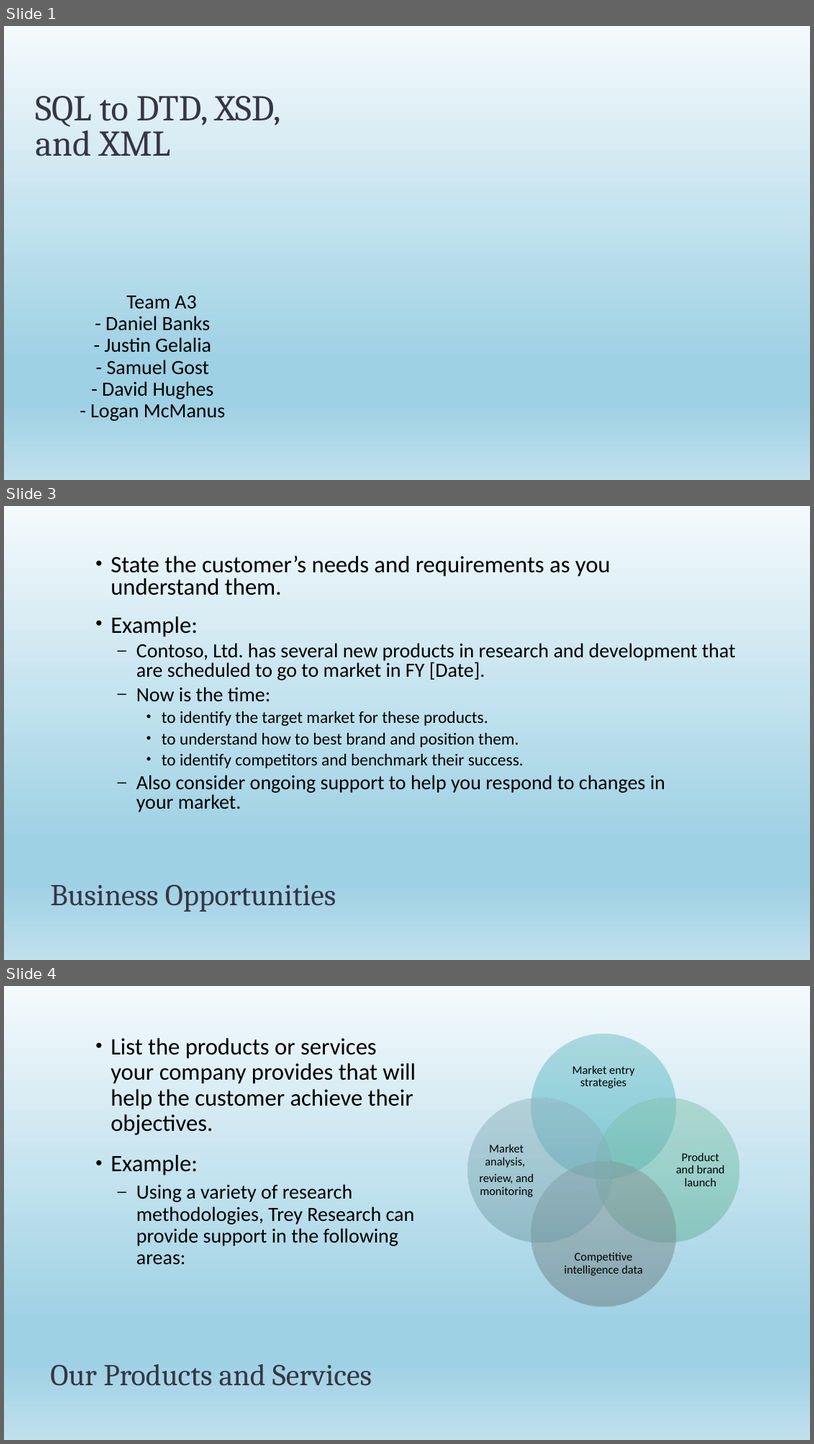
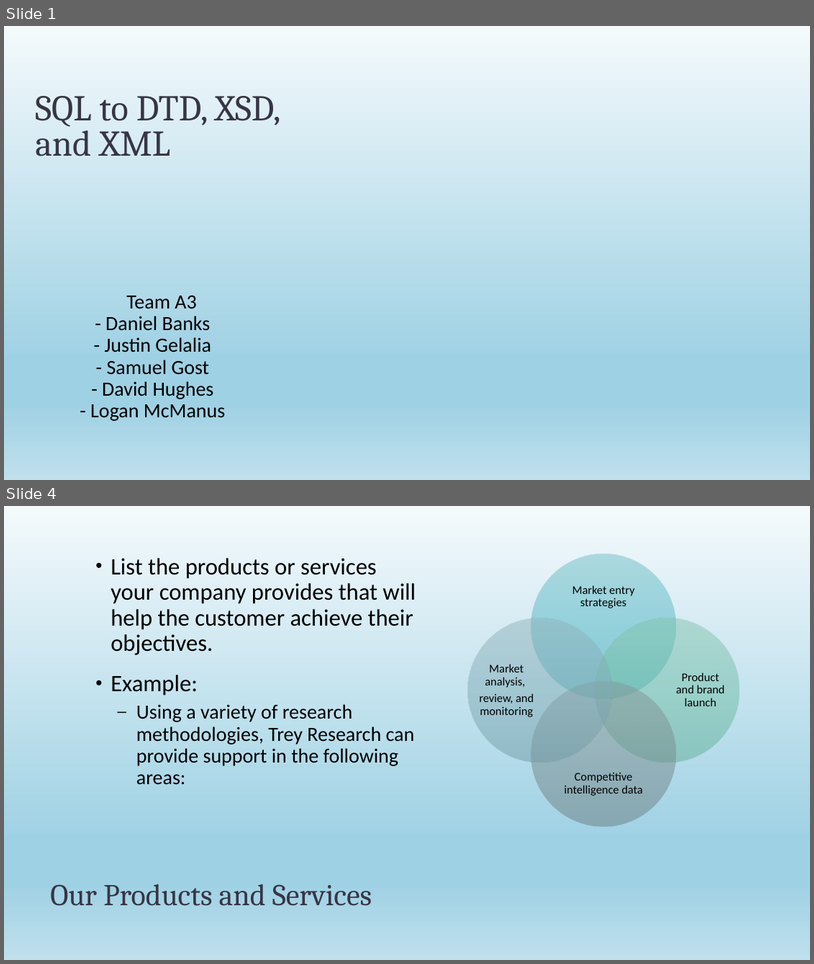
Before and after one commit to mustng/DataModeling, a slide deck: SQL to DTD, XSD, and XML.pptx. Shown one above the other, each under a label of ours: slides 1, 3 and 4 before the commit, slides 1 and 4 after it; the slides between them are not shown. The pictures are 814x1444 and 814x964 pixels, drawn with LibreOffice and Linux fonts; fonts in the diff are those of the drawing; background and template pictures are left out. Boxes give left, top, right and bottom in pixels: in the first picture for what was removed or moved away, otherwise in the second. Text is boxed around its words. In the diff, an @@ line names an element or a change of style, - is before the commit and + after.

```diff
--- a/SQL to DTD, XSD, and XML.pptx
+++ b/SQL to DTD, XSD, and XML.pptx
@@ slide 3 removed at [4,506,810,960], background gradient #F5F8FA to #EBF1F5 to #CEDBE6; not listed: 1 template element that a slide beside it also shows @@
@@ text removed at [111,556,736,812] @@
-• State the customer’s needs and requirements as you
-  understand them.
-• Example:
-  – Contoso, Ltd. has several new products in research and development that are scheduled to go to market in FY [Date].
-  – Now is the time:
-    • to identify the target market for these products.
-    • to understand how to best brand and position them.
-    • to identify competitors and benchmark their success.
-  – Also consider ongoing support to help you respond to changes in
-    your market.
@@ title removed at [50,884,336,911] @@
-Business Opportunities
```
Also in this commit, not shown: 2 slides added, 1 other slide removed.
